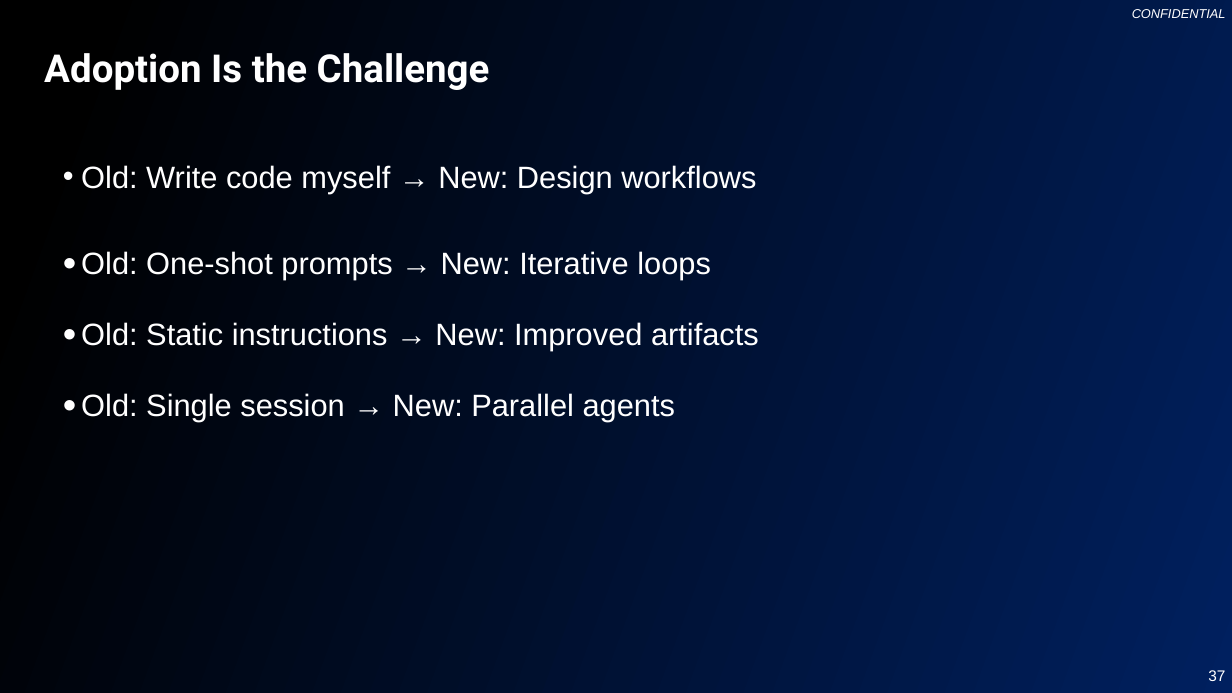
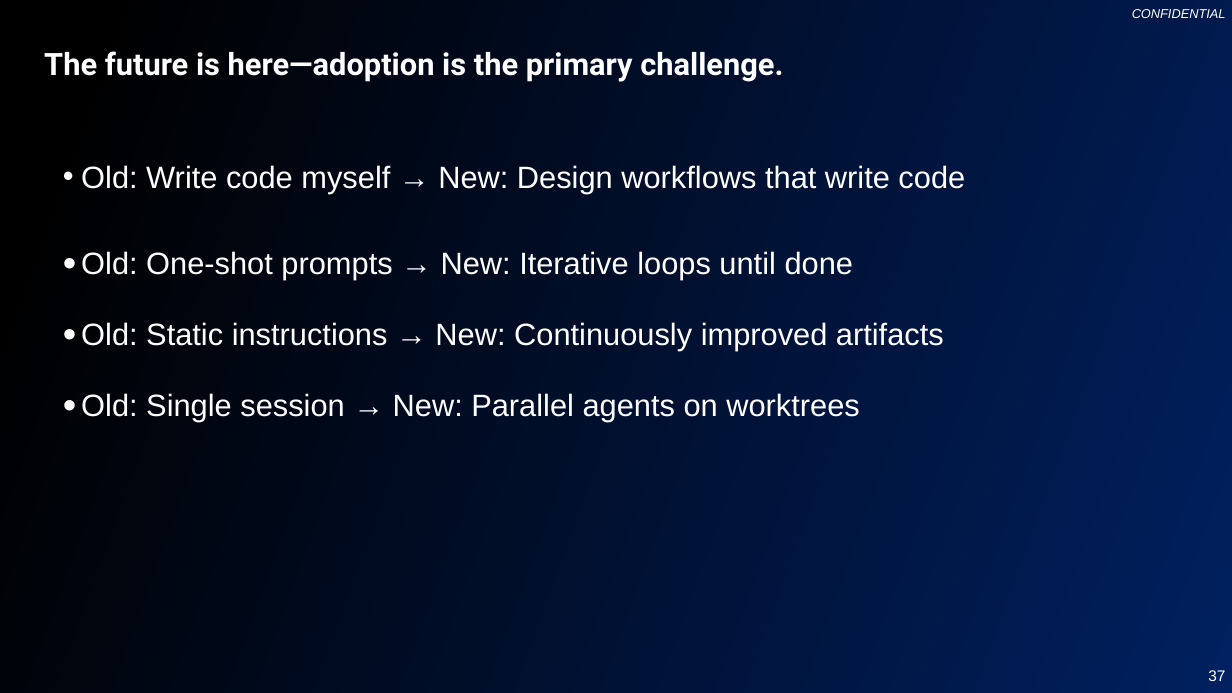
Before and after one commit to changhee-somite/20260114-claude-code, a slide deck: slide 37 of Claude-Code-Presentation.pptx. Drawn at 1232x693 pixels with LibreOffice and Linux fonts; fonts in the diff are those of the drawing; background and template pictures are left out. Boxes give left, top, right and bottom in pixels: in the first picture for what was removed or moved away, otherwise in the second. Text is boxed around its words. In the diff, an @@ line names an element or a change of style, - is before the commit and + after.

```diff
--- a/Claude-Code-Presentation.pptx
+++ b/Claude-Code-Presentation.pptx
@@ title at [44,51,783,82]: text changed; size 30 to 24 pt @@
-Adoption Is the Challenge
+The future is here—adoption is the primary challenge.
@@ text at [81,165,965,422]: text changed @@
-• Old: Write code myself → New: Design workflows
-• Old: One-shot prompts → New: Iterative loops
-• Old: Static instructions → New: Improved artifacts
-• Old: Single session → New: Parallel agents
+• Old: Write code myself → New: Design workflows that write code
+• Old: One-shot prompts → New: Iterative loops until done
+• Old: Static instructions → New: Continuously improved artifacts
+• Old: Single session → New: Parallel agents on worktrees
```
Also in this commit, not shown: 42 other slides changed.
